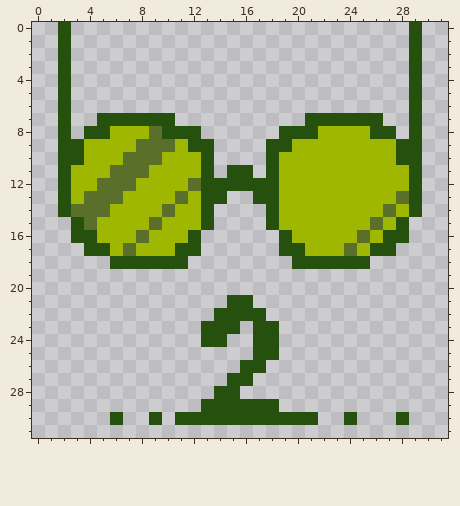
Two states of a pixel-art sprite, media/images/reading2.png. The picture above was drawn from the file before the commit.
The file is 32x32 pixels.
Once edited:
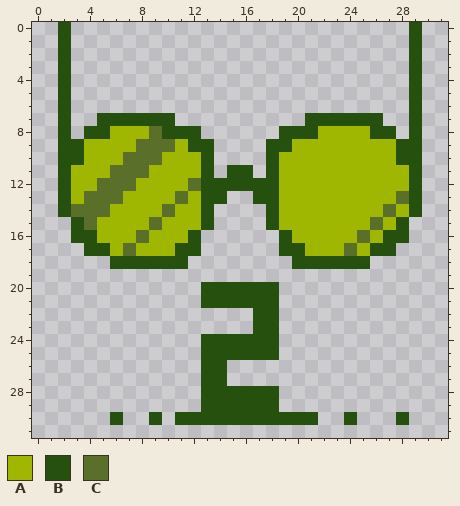
Palette (. is transparent): A #9fb700  B #26500e  C #5a6f2a
Difference:
The edit adds colour B in row 20 at x 13 to 18; in row 21 at x 13 to 14 and 17 to 18; in row 22 at x 18; in row 24 at x 15 to 16; in row 25 at x 13 to 16; in rows 26 to 27 at x 13 to 14.
The edit adds colour B in row 28 at x 13 and 16 to 18.
Colour B is gone in row 22 at x 14 to 16; in row 23 at x 13 to 15; in row 26 at x 16 to 17; in row 27 at x 15 to 16.
Where, in picture pixels (left, top, right, bottom), the same in both pictures:
changed: (201, 282, 279, 399)
